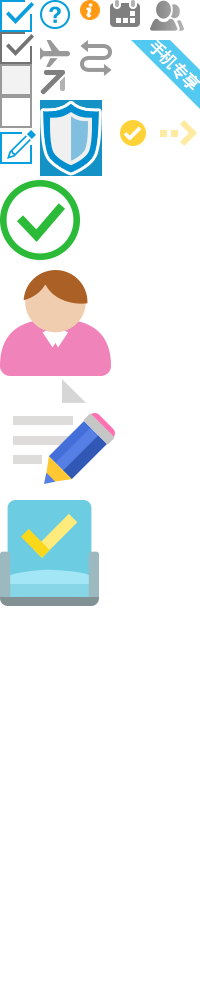
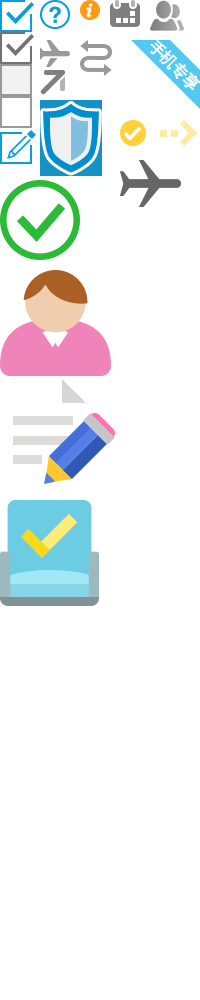
Revision of a layered w=200, h=1000 image; what changed, layer by layer:
added layer "图层 19" above "图层 18" over (120, 160, 181, 207)
